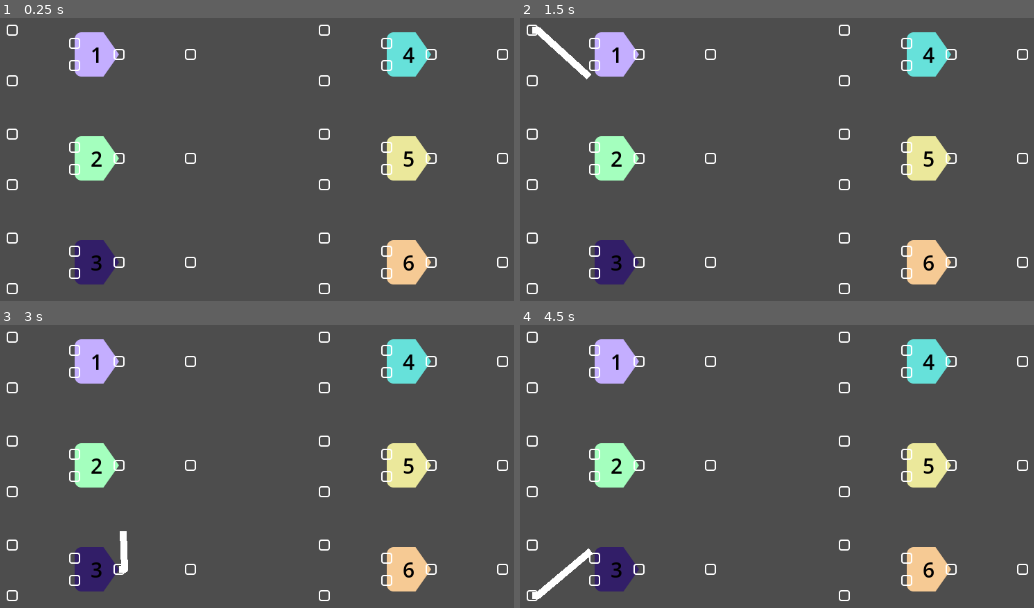
Above: before the commit, frames 1-4 (two rows, left to right).
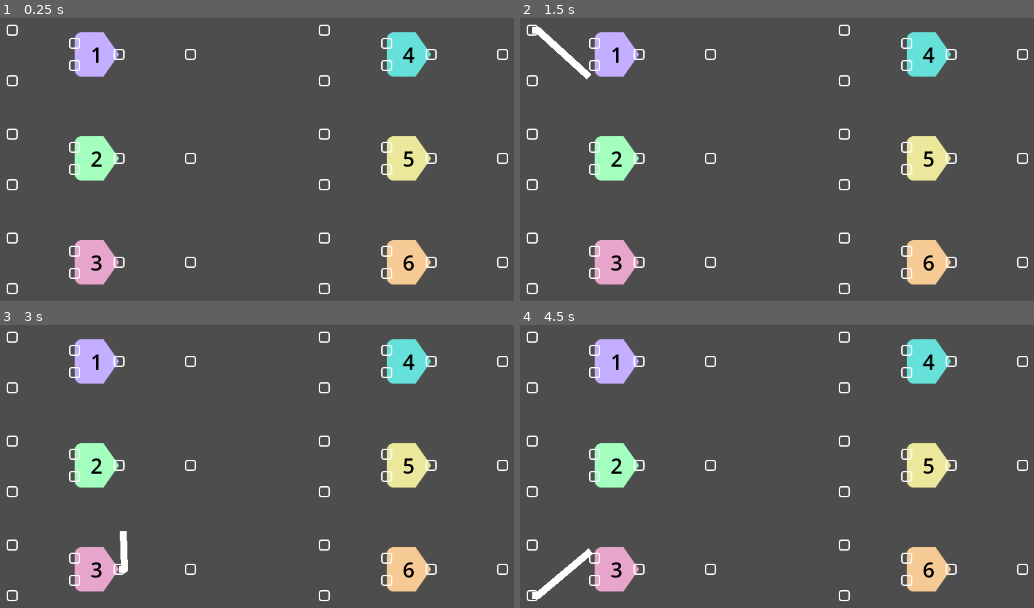
Above: after the commit, the same moments.

Repository: CUGG-2025-Puzzlers/detective-shrimp
Game: Godot game, scene res://scenes/casette_puzzle/gate_tests.tscn
The game is run twice, just before and just after one commit, with the same random seed, the same clock (stepped at 60 frames per second) and the same inputs. This scene is started directly instead of the project's main scene.
Inputs (mouse positions are in pixels of both pictures, inside the frame that each line leads up to):
- Up to frame 1 (0.25 s): no input
- Up to frame 2 (1.5 s): tap Enter at 0.5 s; drag from (638, 54) to (972, 117) at 0.52 s; drag from (530, 29) to (outside the picture) at 1.27 s
- Up to frame 3 (3 s): move the mouse to (10, 387) at 2.02 s; click (10, 387) at 2.17 s; tap Space at 2.75 s; drag from (118, 568) to (133, 455) at 2.77 s
- Up to frame 4 (4.5 s): drag from (530, 545) to (931, 520) at 3.52 s; drag from (530, 596) to (771, 409) at 4.27 s

The runs differ from the first frame. In frame 1, 1.1% of the frame differs, in the area x 14-24%, y 78-95%; in frame 2, 1.1%; in frame 3, 1.1%; in frame 4, 1.1%.

Commit message:
Changed gate color

Diff:
--- a/scenes/casette_puzzle/nand_gate.tscn
+++ b/scenes/casette_puzzle/nand_gate.tscn
@@ -6,7 +6,7 @@
 [ext_resource type="PackedScene" uid="uid://d3h5vir0t0o3f" path="res://scenes/casette_puzzle/wire.tscn" id="4_k8a2s"]
 
 [node name="NAND Gate" type="TextureRect" node_paths=PackedStringArray("inputs", "output")]
-self_modulate = Color(0.19652674, 0.11890001, 0.41, 1)
+self_modulate = Color(0.90588236, 0.64705884, 0.79607844, 1)
 offset_right = 64.0
 offset_bottom = 64.0
 texture = ExtResource("1_bwnpn")
